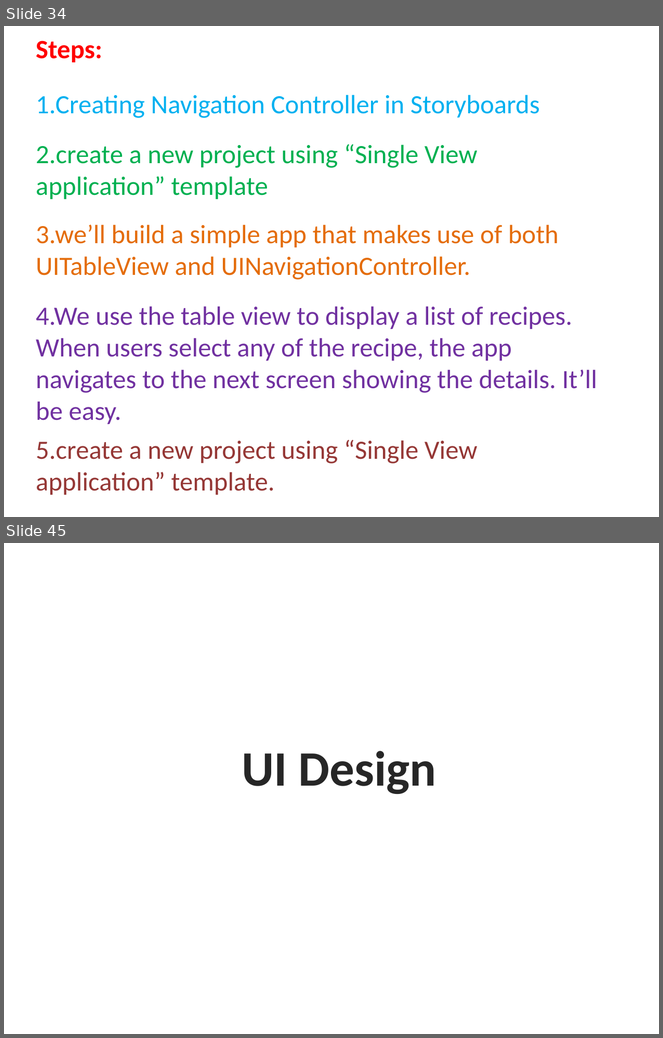
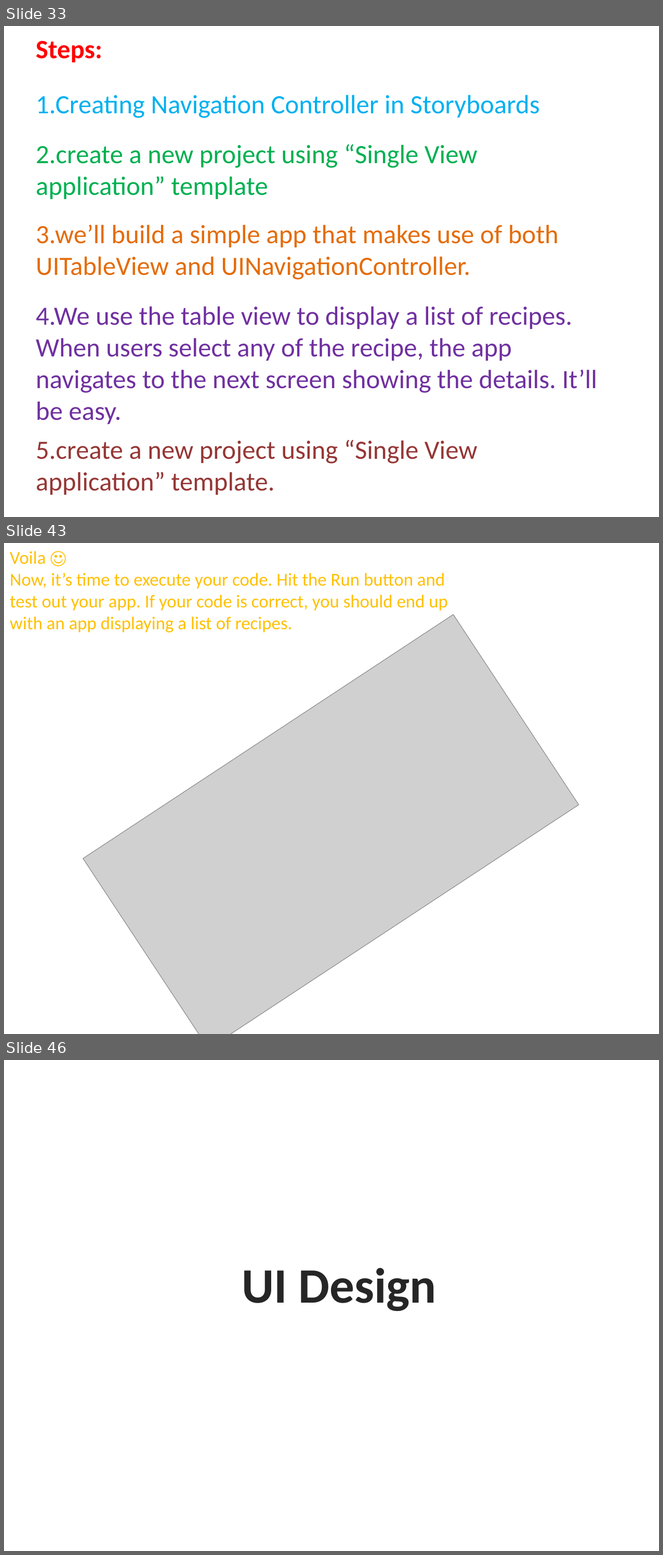
Before and after one commit to aminhngn/Course_Mobile_IOS, a slide deck: course/IOS_Module_02_ui_design.pptx. Shown one above the other, each under a label of ours: slides 34 and 45 before the commit, slides 33, 43 and 46 after it; the slides between them are not shown. The pictures are 663x1038 and 663x1555 pixels, drawn with LibreOffice and Linux fonts; fonts in the diff are those of the drawing; grey boxes stand for pictures. Boxes give left, top, right and bottom in pixels: in the first picture for what was removed or moved away, otherwise in the second. Text is boxed around its words. In the diff, an @@ line names an element or a change of style, - is before the commit and + after.

```diff
--- a/course/IOS_Module_02_ui_design.pptx
+++ b/course/IOS_Module_02_ui_design.pptx
@@ slide 43 added at [4, 543, 659, 1034], background #FFFFFF @@
@@ text added at [10, 551, 448, 632], 22 pt, text #FFC000 @@
+Voila ☺
+Now, it’s time to execute your code. Hit the Run button and test out your app. If your code is correct, you should end up with an app displaying a list of recipes.
@@ picture added at [83, 615, 579, 1034] @@
@@ what was slide 34 is now slide 33 @@
@@ what was slide 45 is now slide 46 @@
```
Also in this commit, not shown: 19 slides changed, 6 other slides added, 6 slides removed.
